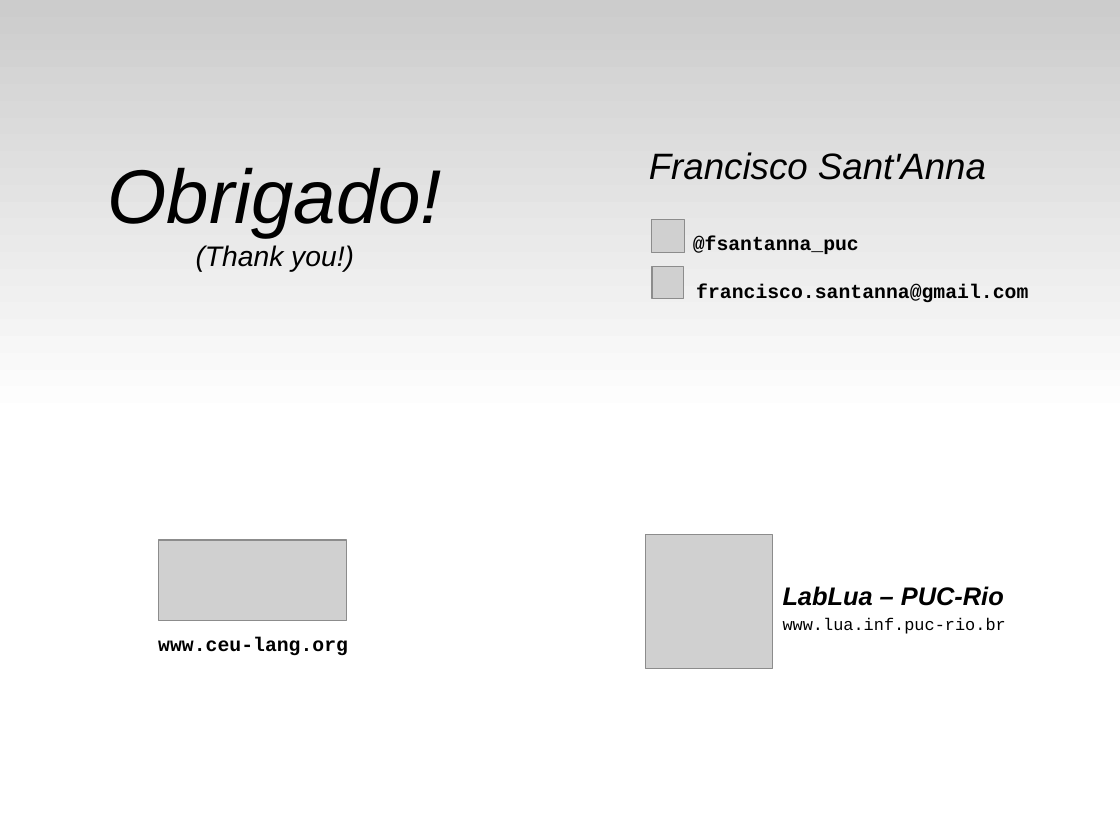
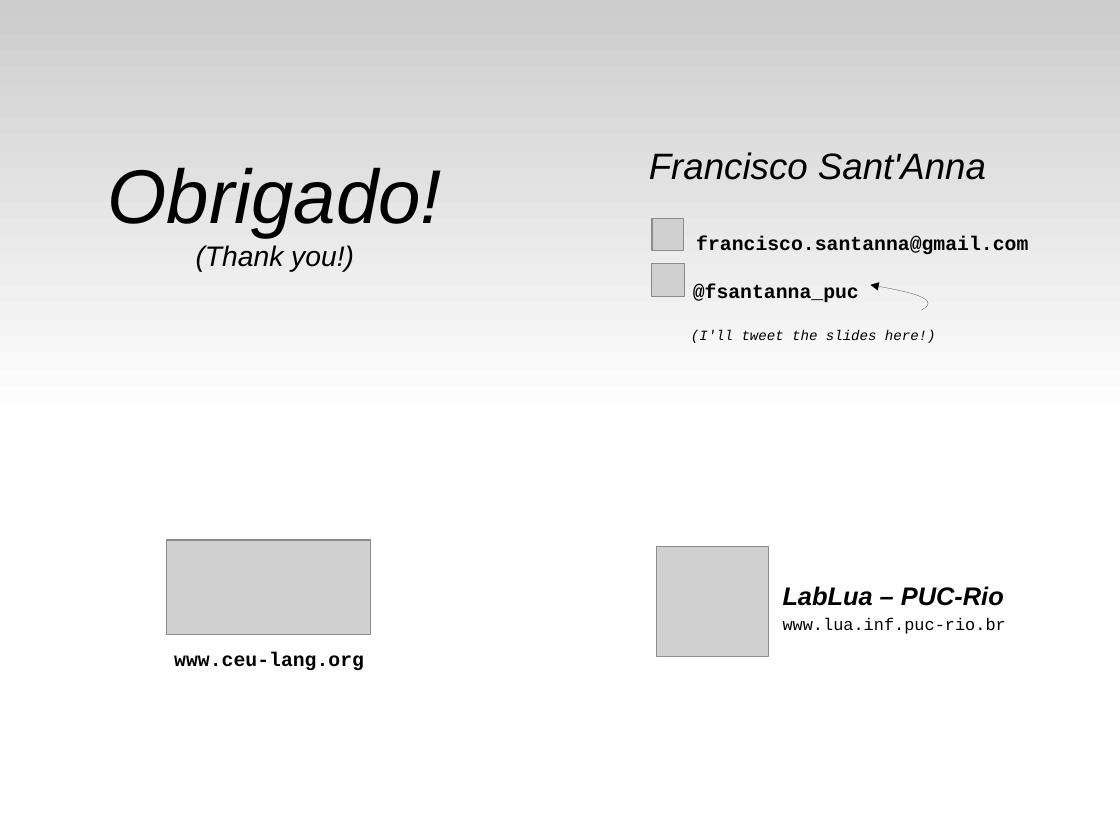
Before and after one commit to fsantanna-no/ceu-docs, a slide deck: slide 31 of ceu_stl.odp (slide 32 before the commit). Drawn at 1120x840 pixels with LibreOffice and Linux fonts; fonts in the diff are those of the drawing; grey boxes stand for pictures. Boxes give left, top, right and bottom in pixels: in the first picture for what was removed or moved away, otherwise in the second. Text is boxed around its words. In the diff, an @@ line names an element or a change of style, - is before the commit and + after.

```diff
--- a/ceu_stl.odp
+++ b/ceu_stl.odp
@@ text at bbox=[696, 237, 1028, 254]: paragraph added @@
+francisco.santanna@gmail.com
@@ freeform shape added at bbox=[871, 285, 927, 310], outline #000000 0 pt @@
@@ text at bbox=[691, 329, 936, 343]: text changed; size 14 to 10 pt; bold off; italic on @@
-francisco.santanna@gmail.com
+(I'll tweet the slides here!)
@@ picture: place and size @@
-picture at bbox=[159, 540, 347, 620]
+picture at bbox=[167, 540, 370, 634]
@@ picture: place and size @@
-picture at bbox=[645, 535, 772, 669]
+picture at bbox=[657, 547, 768, 657]
@@ text "www.ceu-lang.org": place and size @@
-text "www.ceu-lang.org" at bbox=[158, 637, 348, 656]
+text "www.ceu-lang.org" at bbox=[174, 652, 364, 671]
```
Also in this commit, not shown: 19 other slides changed, 2 slides added, 1 slide removed, 6 other files.
